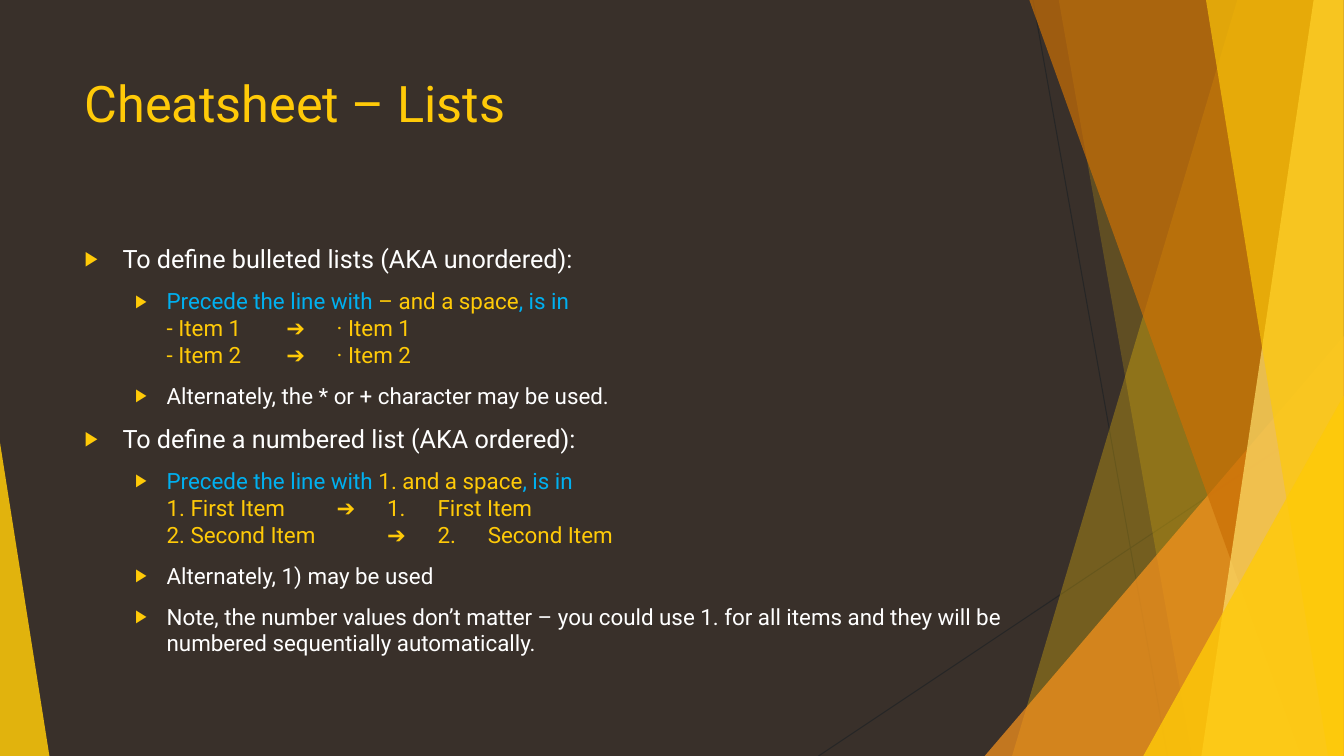
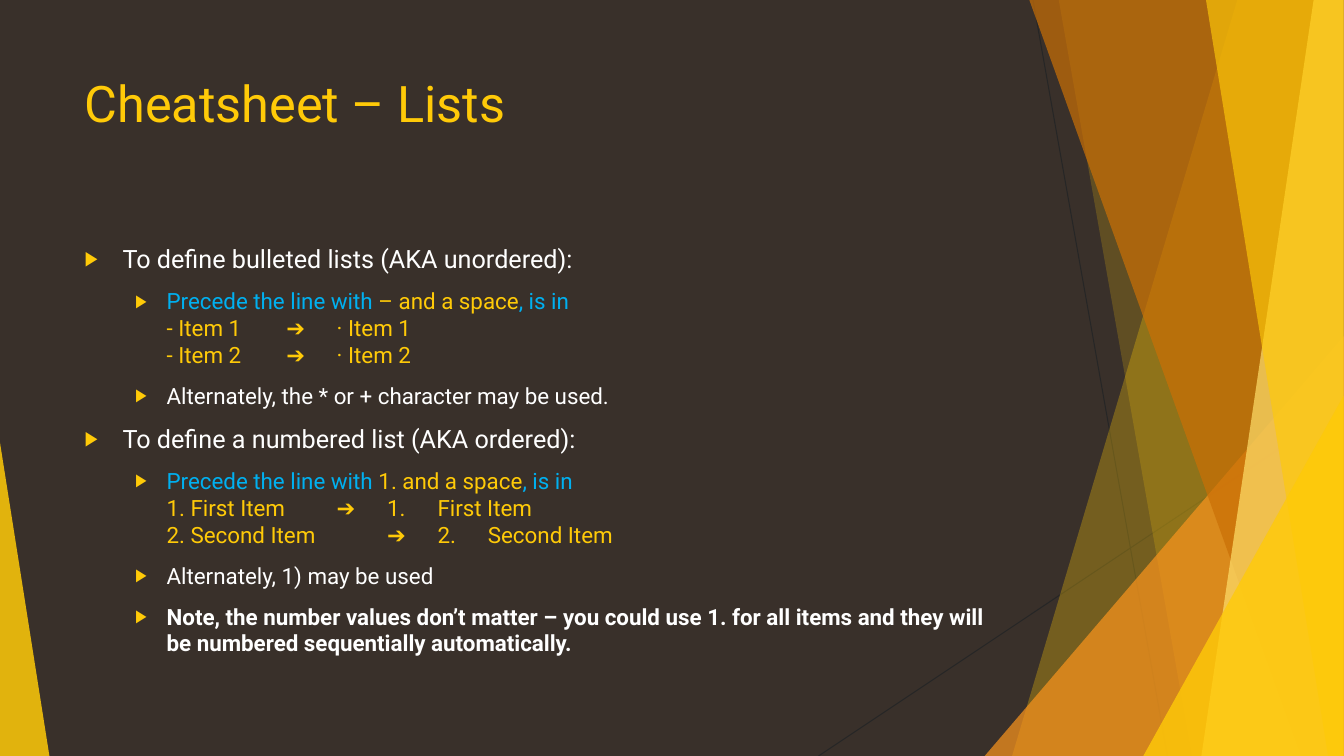
Before and after one commit to CanyonCasa/HomebrewCMS, a slide deck: slide 27 of documentation/HomebrewCMS.pptx (slide 24 before the commit). Drawn at 1344x756 pixels with LibreOffice and Linux fonts; fonts in the diff are those of the drawing. Boxes give left, top, right and bottom in pixels: in the first picture for what was removed or moved away, otherwise in the second. Text is boxed around its words. In the diff, an @@ line names an element or a change of style, - is before the commit and + after.

```diff
--- a/documentation/HomebrewCMS.pptx
+++ b/documentation/HomebrewCMS.pptx
@@ text at bbox=[167, 608, 983, 656]: bold on in "Note, the number values don’t matter – ..." @@
```
Also in this commit, not shown: 15 other slides changed, 3 slides added, 1 other file.
